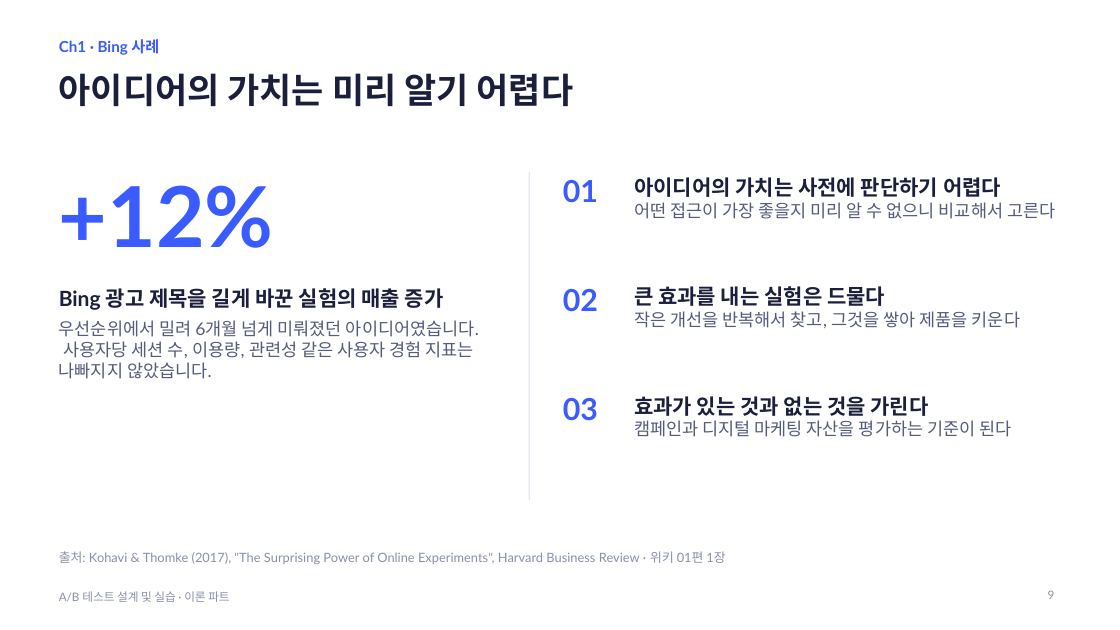
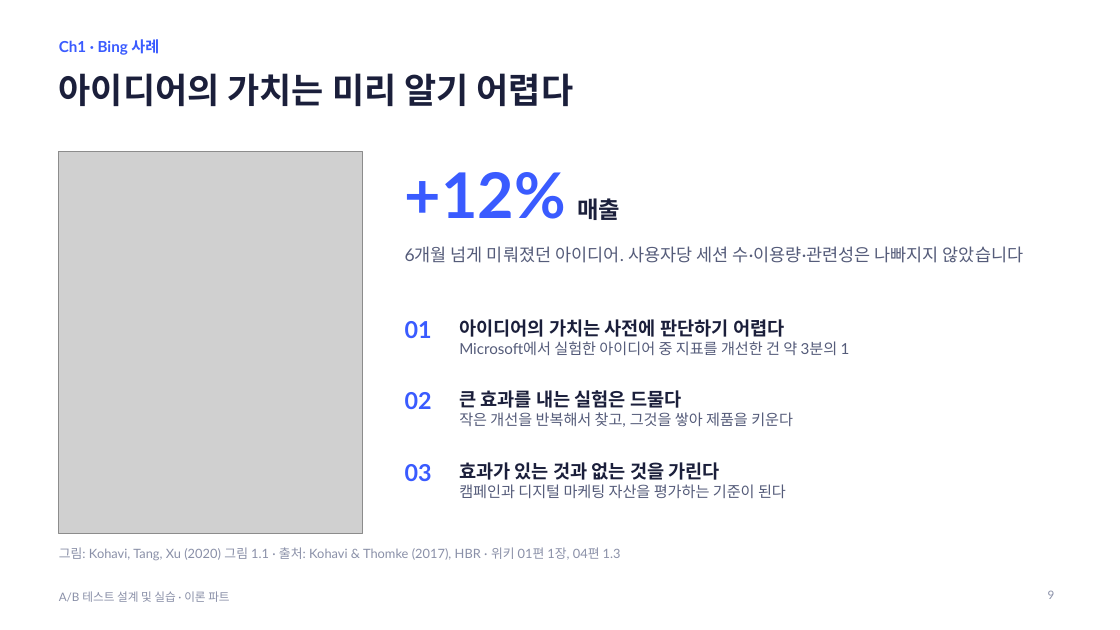
Before and after one commit to JungYeoni/quickmart-lab-rats, a slide deck: slide 9 of docs/lecture/ab-testing-theory.pptx. Drawn at 1120x630 pixels with LibreOffice and Linux fonts; fonts in the diff are those of the drawing; grey boxes stand for pictures. Boxes give left, top, right and bottom in pixels: in the first picture for what was removed or moved away, otherwise in the second. Text is boxed around its words. In the diff, an @@ line names an element or a change of style, - is before the commit and + after.

Commit message:
docs: 이론 PPT에 위키 04·05편과 실습 대비 슬라이드 반영
- 실습 사례 대비 비열등성 검정, 비율 지표 구성 효과, 트리거 분석 추가, 굿하트의 법칙 복원
- 위키 04편(실험 조직 원칙, 성숙도 모델)과 05편(실험 단위, 식별자, 반복 노출) 반영
- 가이드 덱 제작 기록 갱신

```diff
--- a/docs/lecture/ab-testing-theory.pptx
+++ b/docs/lecture/ab-testing-theory.pptx
@@ picture added at (x1=59, y1=151, x2=363, y2=534) @@
@@ text added at (x1=405, y1=172, x2=620, y2=220), 54 pt, text #3A5BFF, bold @@
++12% 매출
@@ line removed from (529, 172) to (529, 500) @@
@@ text removed at (x1=59, y1=185, x2=274, y2=248) @@
-+12%
@@ text at (x1=405, y1=246, x2=1023, y2=263): text changed @@
-Bing 광고 제목을 길게 바꾼 실험의 매출 증가
-우선순위에서 밀려 6개월 넘게 미뤄졌던 아이디어였습니다. 사용자당 세션 수, 이용량, 관련성 같은 사용자 경험 지표는 나빠지지 않았습니다.
+6개월 넘게 미뤄졌던 아이디어. 사용자당 세션 수·이용량·관련성은 나빠지지 않았습니다
@@ text "01" moved from (x1=563, y1=180, x2=598, y2=203) to (x1=405, y1=321, x2=432, y2=338) @@
@@ text at (x1=459, y1=319, x2=784, y2=337): size 18 to 16 pt in "아이디어의 가치는 사전에 판단하기 어렵다" @@
@@ text "아이디어의 가치는 사전에 판단하기 어렵다" moved from (x1=634, y1=177, x2=1055, y2=219) to (x1=459, y1=319, x2=850, y2=355) @@
@@ text at (x1=459, y1=341, x2=850, y2=355): text changed; size 15 to 13 pt @@
-어떤 접근이 가장 좋을지 미리 알 수 없으니 비교해서 고른다
+Microsoft에서 실험한 아이디어 중 지표를 개선한 건 약 3분의 1
@@ size 26 to 20 pt in 3 elements at (x1=405, y1=464, x2=432, y2=481), (x1=405, y1=321, x2=432, y2=338), (x1=405, y1=392, x2=432, y2=409) @@
@@ text "02" moved from (x1=563, y1=289, x2=598, y2=312) to (x1=405, y1=392, x2=432, y2=409) @@
@@ text "큰 효과를 내는 실험은 드물다" moved from (x1=634, y1=286, x2=1020, y2=328) to (x1=459, y1=390, x2=793, y2=427) @@
@@ text "큰 효과를 내는 실험은 드물다" at (x1=459, y1=390, x2=793, y2=427): size 18 to 16 pt in "큰 효과를 내는 실험은 드물다"; size 15 to 13 pt in "작은 개선을 반복해서 찾고, 그것을 쌓아 제품을 ..." @@
@@ text "03" moved from (x1=563, y1=398, x2=598, y2=421) to (x1=405, y1=464, x2=432, y2=481) @@
@@ text "효과가 있는 것과 없는 것을 ..." moved from (x1=634, y1=396, x2=1011, y2=437) to (x1=459, y1=462, x2=786, y2=498) @@
@@ text "효과가 있는 것과 없는 것을 ..." at (x1=459, y1=462, x2=786, y2=498): size 18 to 16 pt in "효과가 있는 것과 없는 것을 가린다"; size 15 to 13 pt in "캠페인과 디지털 마케팅 자산을 평가하는 기준이 된다" @@
@@ text at (x1=59, y1=547, x2=621, y2=560): text changed @@
-출처: Kohavi & Thomke (2017), "The Surprising Power of Online Experiments", Harvard Business Review · 위키 01편 1장
+그림: Kohavi, Tang, Xu (2020) 그림 1.1 · 출처: Kohavi & Thomke (2017), HBR · 위키 01편 1장, 04편 1.3
```
Also in this commit, not shown: 10 other slides changed, 8 slides added, 1 other file.
